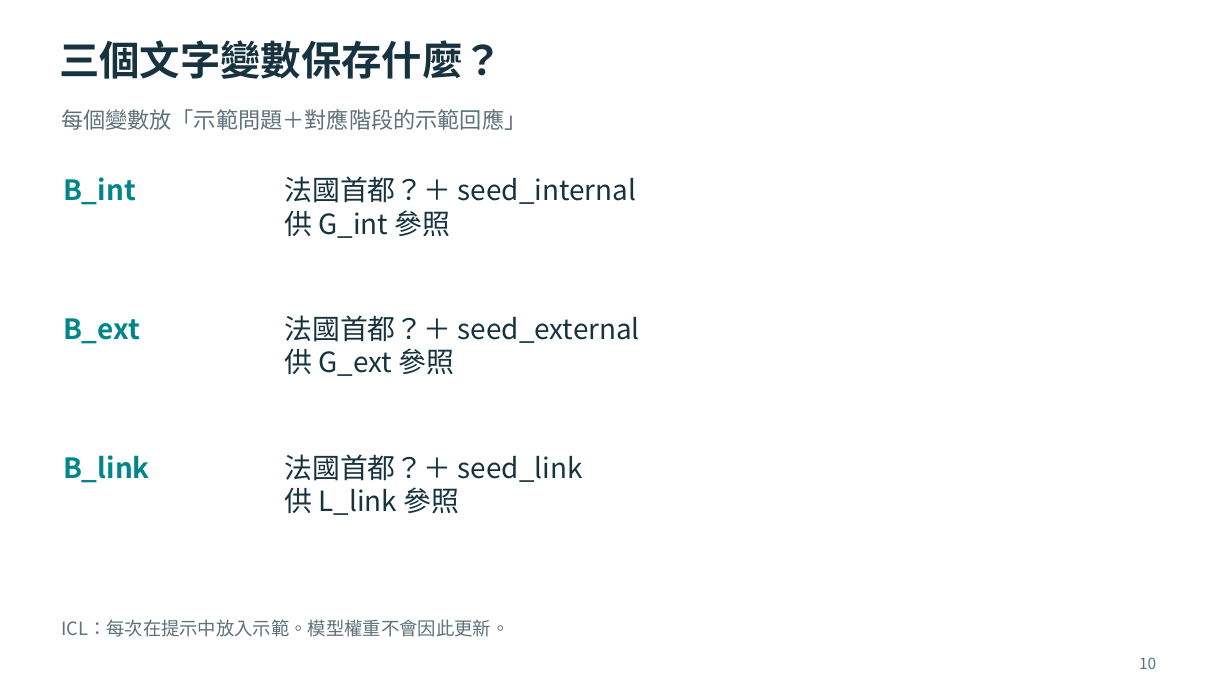
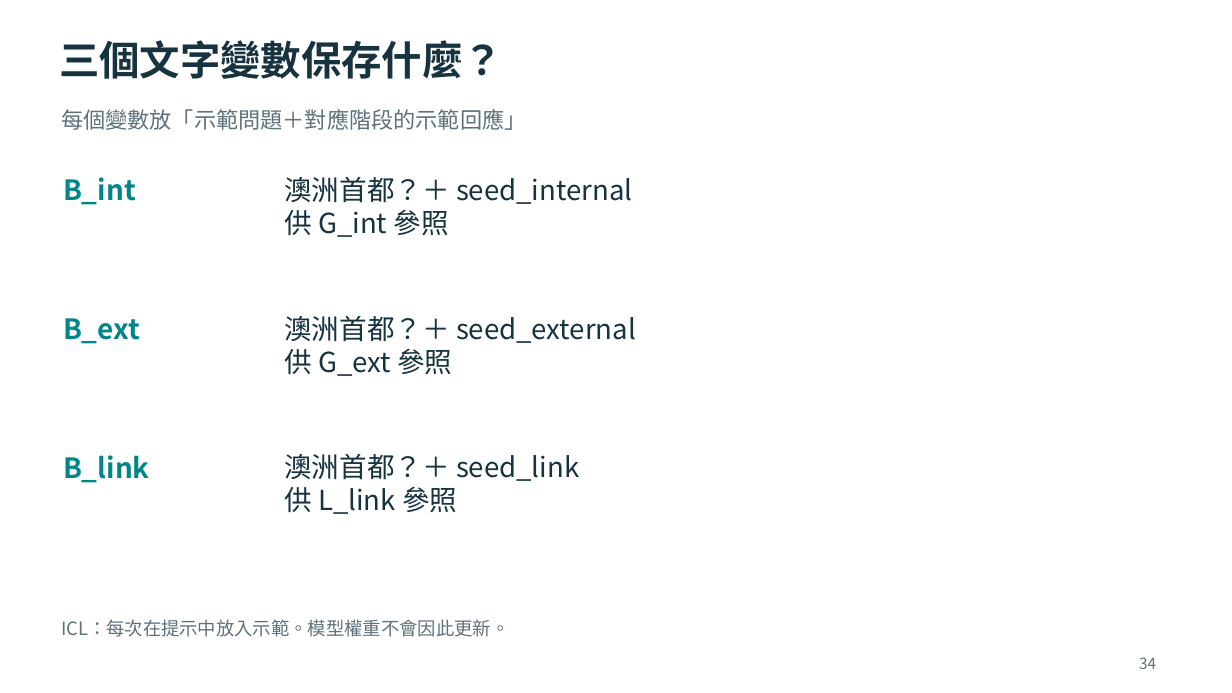
Before and after one commit to OohelloworldoO/Paper-Reading-Notes, a slide deck: slide 34 of 2026/1005-IDEAL-RAG(Final)/IDEAL-RAG_2026-10-05_Meeting.pptx. Drawn at 1232x693 pixels with LibreOffice and Linux fonts; fonts in the diff are those of the drawing. Boxes give left, top, right and bottom in pixels: in the first picture for what was removed or moved away, otherwise in the second. Text is boxed around its words. In the diff, an @@ line names an element or a change of style, - is before the commit and + after.

Commit message:
update

```diff
--- a/2026/1005-IDEAL-RAG(Final)/IDEAL-RAG_2026-10-05_Meeting.pptx
+++ b/2026/1005-IDEAL-RAG(Final)/IDEAL-RAG_2026-10-05_Meeting.pptx
@@ text at [284,177,632,204]: text changed; size 21.8 to 21.5 pt @@
-法國首都？＋ seed_internal
+澳洲首都？＋ seed_internal
@@ text at [284,210,449,237]: size 21.8 to 21.5 pt in "供 G_int 參照" @@
@@ text at [284,316,636,343]: text changed; size 21.8 to 21.5 pt @@
-法國首都？＋ seed_external
+澳洲首都？＋ seed_external
@@ text at [284,349,452,376]: size 21.8 to 21.5 pt in "供 G_ext 參照" @@
@@ text at [284,454,579,481]: text changed; size 21.8 to 21.5 pt @@
-法國首都？＋ seed_link
+澳洲首都？＋ seed_link
@@ text at [284,487,457,514]: size 21.8 to 21.5 pt in "供 L_link 參照" @@
@@ text at [1139,657,1156,669]: text changed @@
-10
+34
```
Also in this commit, not shown: 39 other slides changed, 7 slides added, 3 slides removed.
